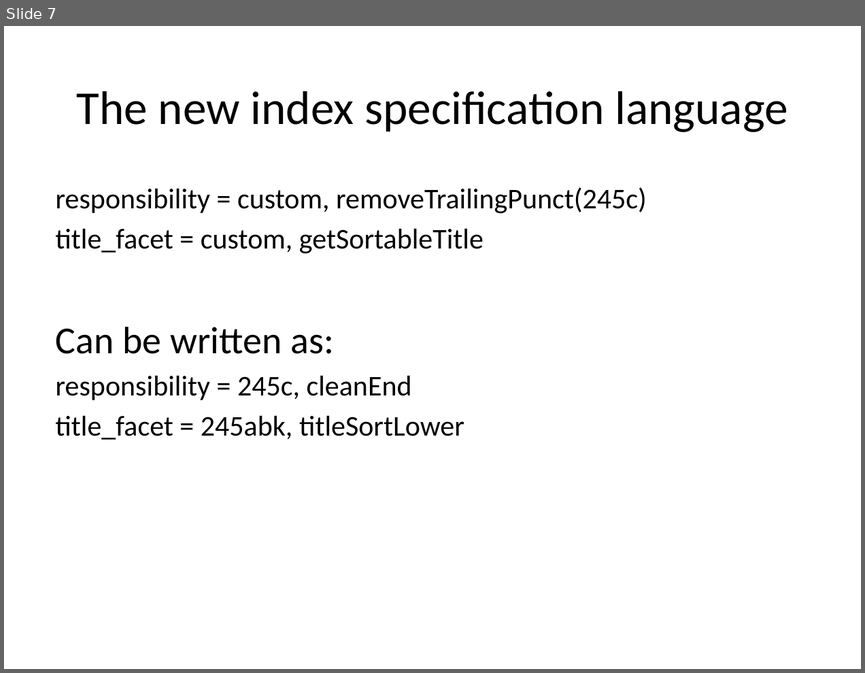
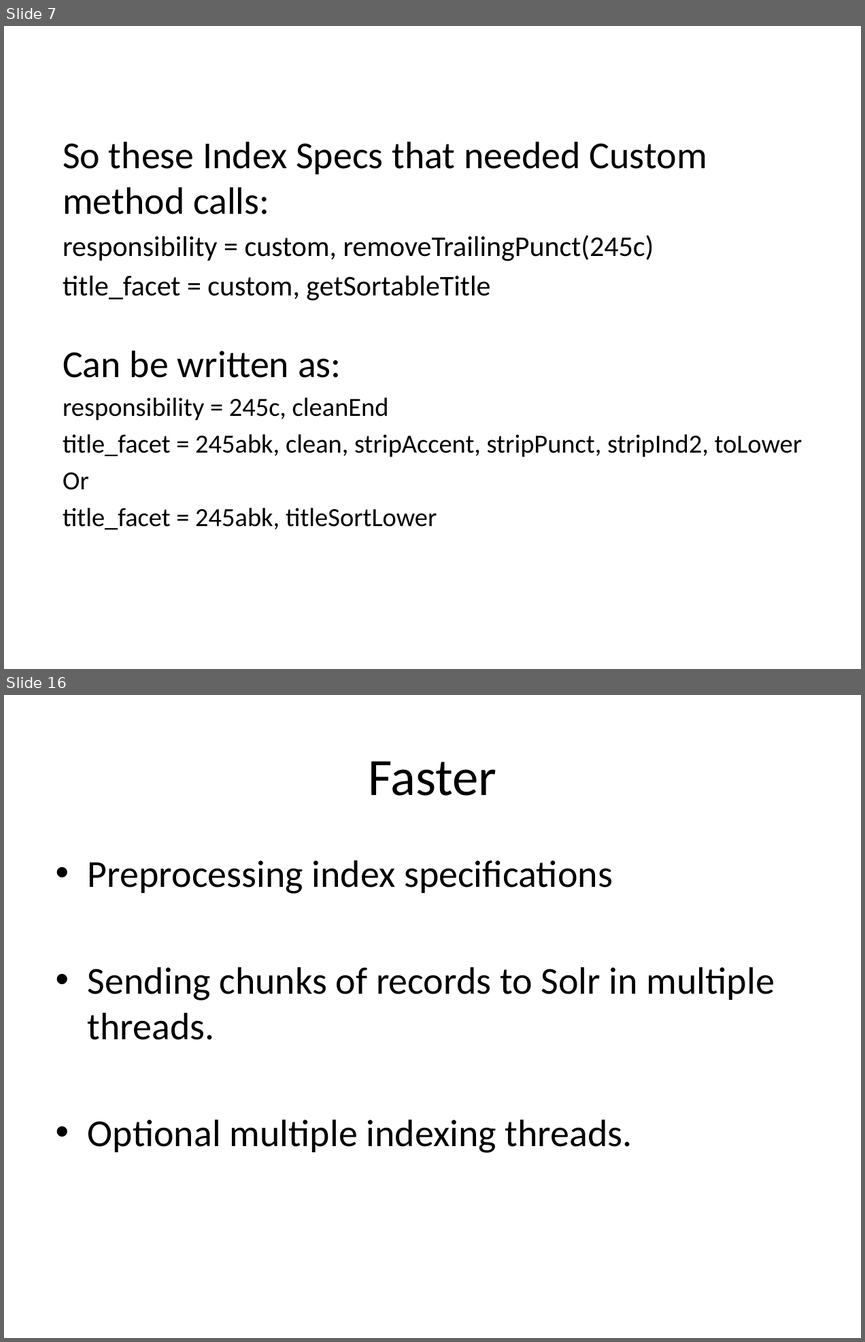
Before and after one commit to solrmarc/solrmarc, a slide deck: New Release of SolrMarc.pptx. Shown one above the other, each under a label of ours: slide 7 before the commit, slides 7 and 16 after it; the slides between them are not shown. The pictures are 865x673 and 865x1342 pixels, drawn with LibreOffice and Linux fonts; fonts in the diff are those of the drawing. Boxes give left, top, right and bottom in pixels: in the first picture for what was removed or moved away, otherwise in the second. Text is boxed around its words. In the diff, an @@ line names an element or a change of style, - is before the commit and + after.

```diff
--- a/New Release of SolrMarc.pptx
+++ b/New Release of SolrMarc.pptx
@@ slide 16 added at (4, 695, 861, 1338), background #FFFFFF @@
@@ title added at (368, 761, 497, 796), 44 pt, text #000000 @@
+Faster
@@ text added at (88, 860, 774, 1153), 32 pt, text #000000 @@
+• Preprocessing index specifications
+• Sending chunks of records to Solr in multiple threads.
+• Optional multiple indexing threads.
@@ slide 7 changed as well @@
@@ background #E6E6D8 to #FFFFFF @@
@@ title removed at (77, 91, 787, 132) @@
-The new index specification language
@@ text "So these Index Specs that ...": place and size @@
-text "So these Index Specs that ..." at (56, 187, 647, 439)
+text "So these Index Specs that ..." at (62, 142, 802, 530)
@@ text at (62, 142, 707, 214): paragraph added @@
+So these Index Specs that needed Custom method calls:
@@ text at (62, 397, 436, 530): size 24 to 22 pt in "responsibility = 245c, cleanEnd", "title_facet = 245abk, titleSortLower" @@
@@ text at (62, 434, 802, 490): paragraphs added @@
+title_facet = 245abk, clean, stripAccent, stripPunct, stripInd2, toLower
+Or
```
Also in this commit, not shown: 6 other slides changed, 9 other slides added.
